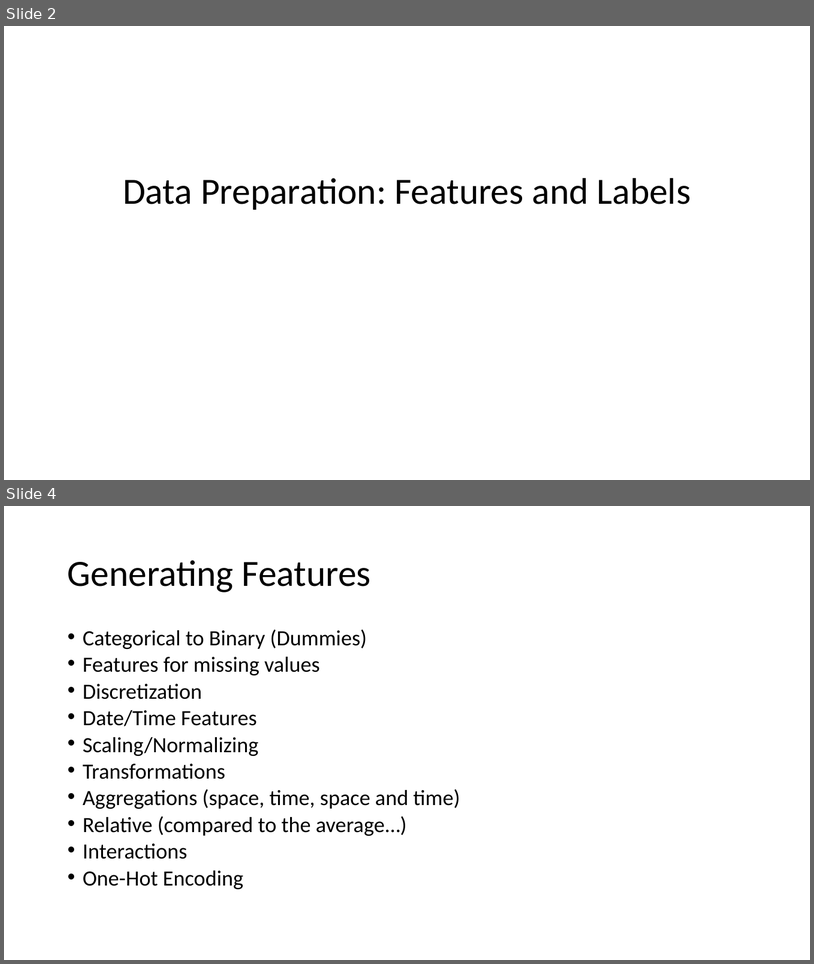
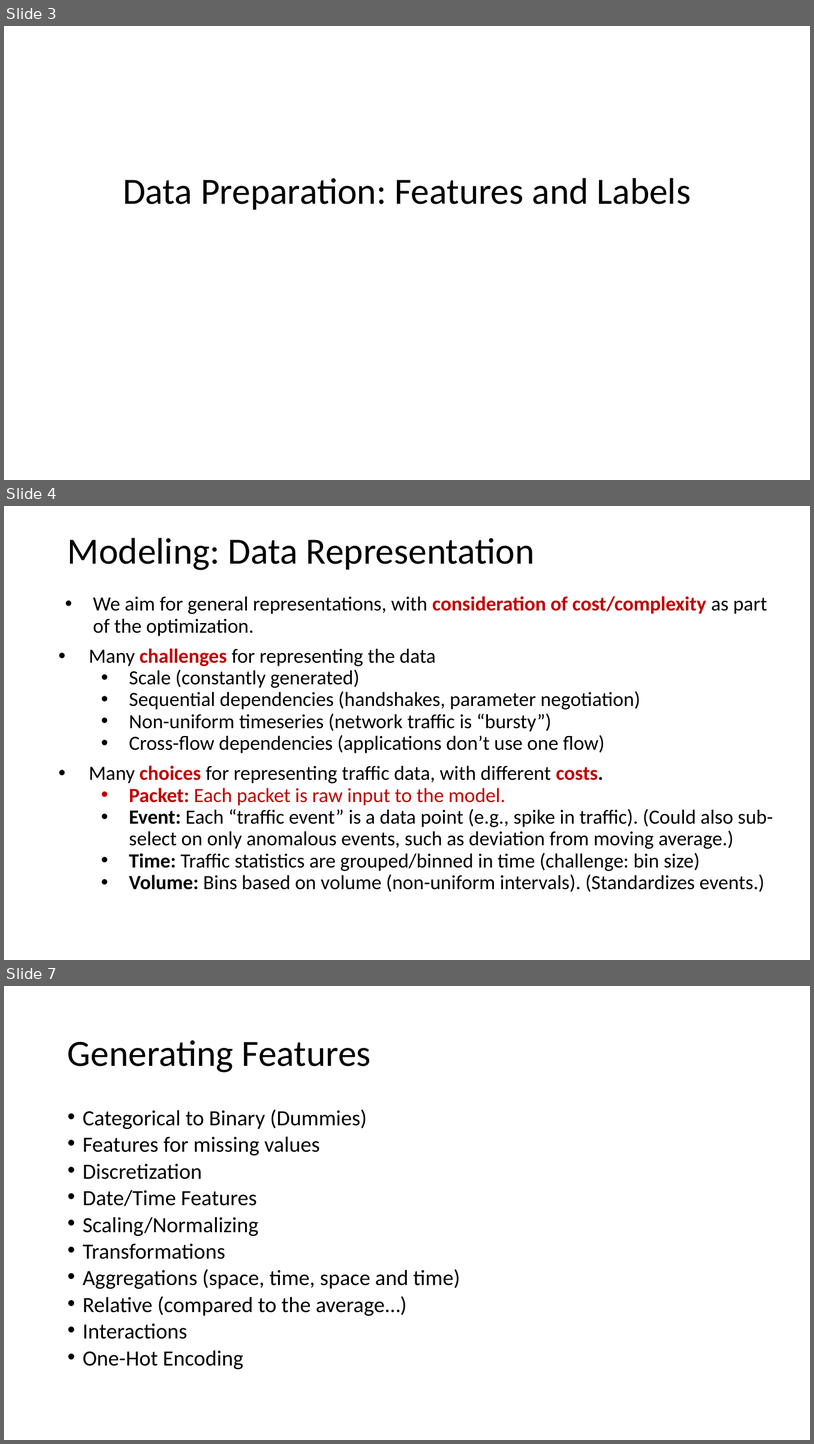
Before and after one commit to noise-lab/ml-systems, a slide deck: docs/slides/7-Preparation.pptx. Shown one above the other, each under a label of ours: slides 2 and 4 before the commit, slides 3, 4 and 7 after it; the slides between them are not shown. The pictures are 814x964 and 814x1444 pixels, drawn with LibreOffice and Linux fonts; fonts in the diff are those of the drawing. Boxes give left, top, right and bottom in pixels: in the first picture for what was removed or moved away, otherwise in the second. Text is boxed around its words. In the diff, an @@ line names an element or a change of style, - is before the commit and + after.

Commit message:
slide and hands on modifications

```diff
--- a/docs/slides/7-Preparation.pptx
+++ b/docs/slides/7-Preparation.pptx
@@ slide 4 added at bbox=[4, 506, 810, 960], background #FFFFFF @@
@@ title added at bbox=[68, 538, 535, 570], 33 pt, text #000000 @@
+Modeling: Data Representation
@@ text added at bbox=[89, 596, 774, 892], 18 pt, text #000000 @@
+• We aim for general representations, with consideration of cost/complexity as part of the optimization.
+• Many challenges for representing the data
+  • Scale (constantly generated)
+  • Sequential dependencies (handshakes, parameter negotiation)
+  • Non-uniform timeseries (network traffic is “bursty”)
+  • Cross-flow dependencies (applications don’t use one flow)
+• Many choices for representing traffic data, with different costs.
+  • Packet: Each packet is raw input to the model.
+  • Event: Each “traffic event” is a data point (e.g., spike in traffic). (Could also sub-select on only anomalous events, such as deviation from moving average.)
+  • Time: Traffic statistics are grouped/binned in time (challenge: bin size)
+  • Volume: Bins based on volume (non-uniform intervals). (Standardizes events.)
@@ what was slide 2 is now slide 3 @@
@@ what was slide 4 is now slide 7 @@
```
Also in this commit, not shown: 2 slides changed, 2 other slides added, 2 other files.
